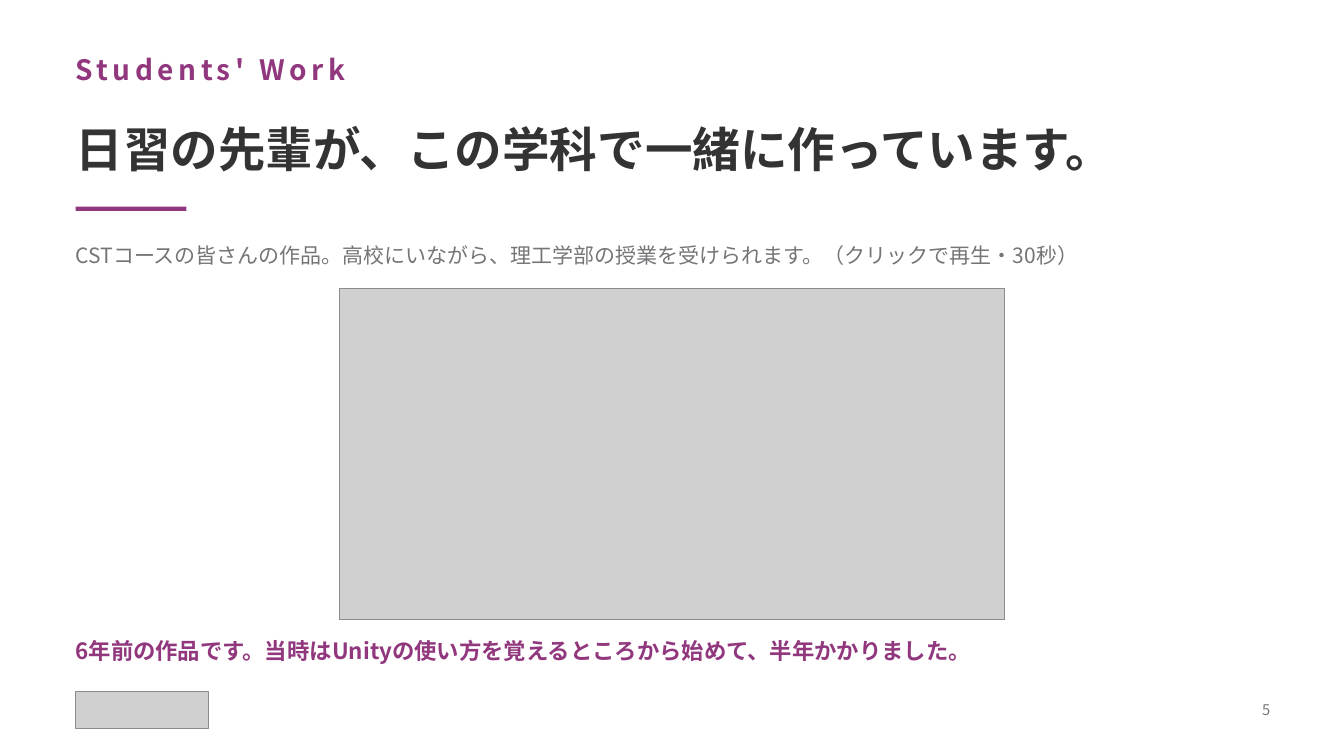
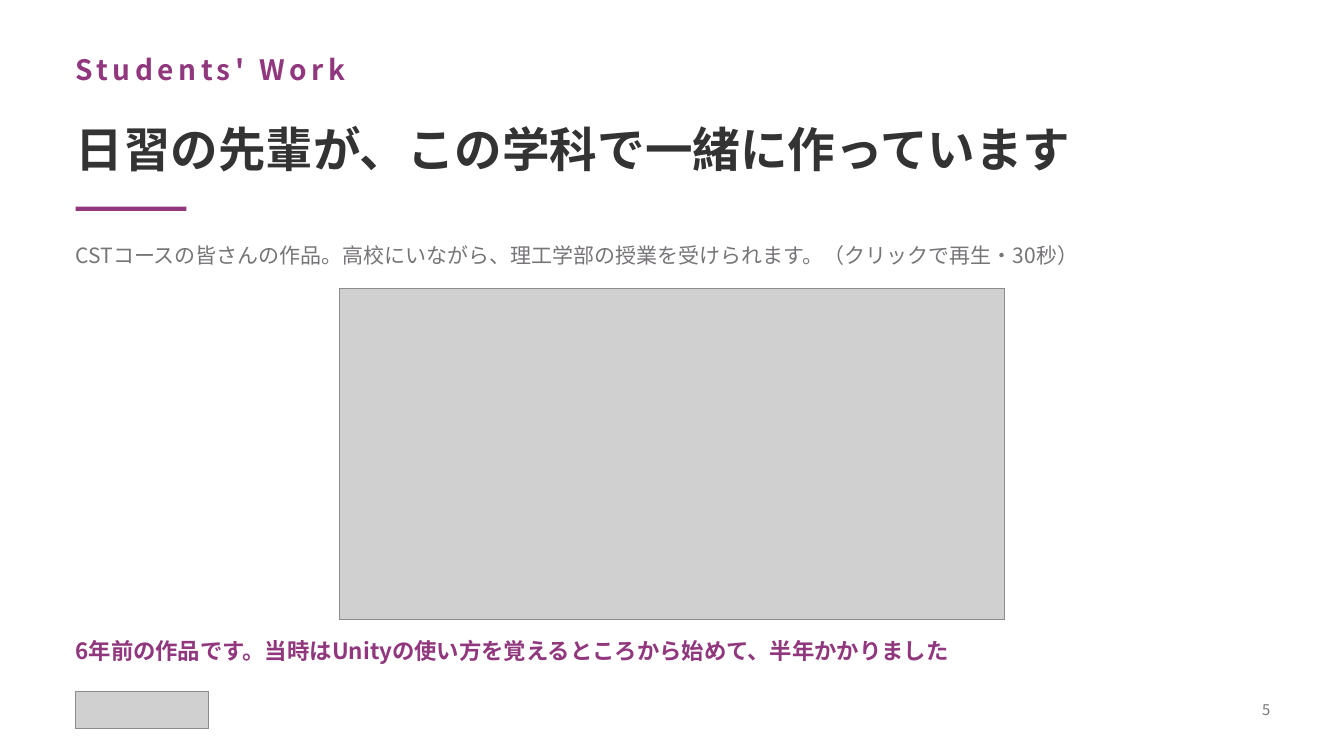
Before and after one commit to yutakaJssst/narashino-visit-2, a slide deck: slide 5 of slides/nichinara20260908.pptx. Drawn at 1344x756 pixels with LibreOffice and Linux fonts; fonts in the diff are those of the drawing; grey boxes stand for pictures. Boxes give left, top, right and bottom in pixels: in the first picture for what was removed or moved away, otherwise in the second. Text is boxed around its words. In the diff, an @@ line names an element or a change of style, - is before the commit and + after.

```diff
--- a/slides/nichinara20260908.pptx
+++ b/slides/nichinara20260908.pptx
@@ text at [76, 126, 1071, 172]: text changed @@
-日習の先輩が、この学科で一緒に作っています。
+日習の先輩が、この学科で一緒に作っています
@@ text at [76, 640, 949, 664]: text changed @@
-6年前の作品です。当時はUnityの使い方を覚えるところから始めて、半年かかりました。
+6年前の作品です。当時はUnityの使い方を覚えるところから始めて、半年かかりました
```
Also in this commit, not shown: 15 other slides changed, 2 other files.
